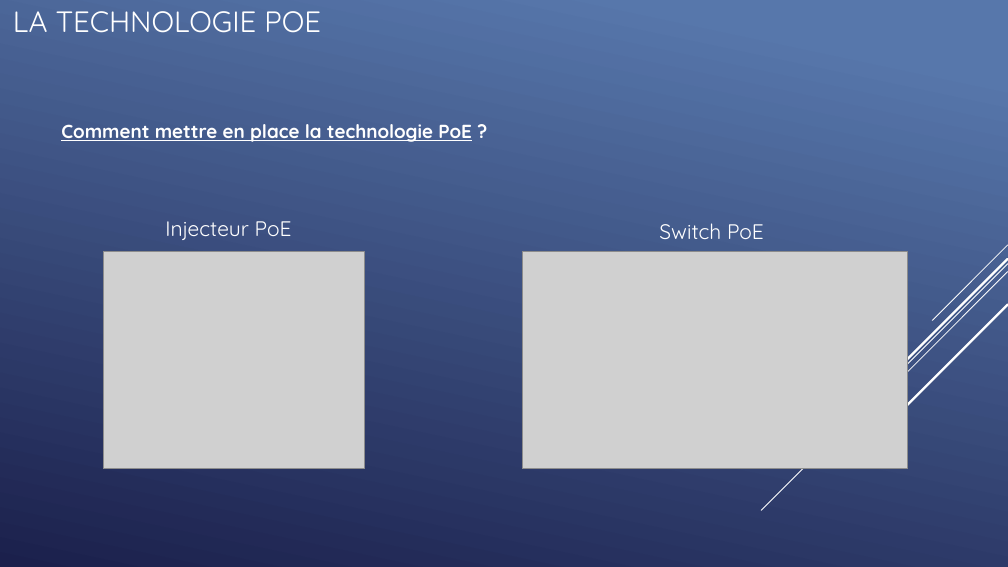
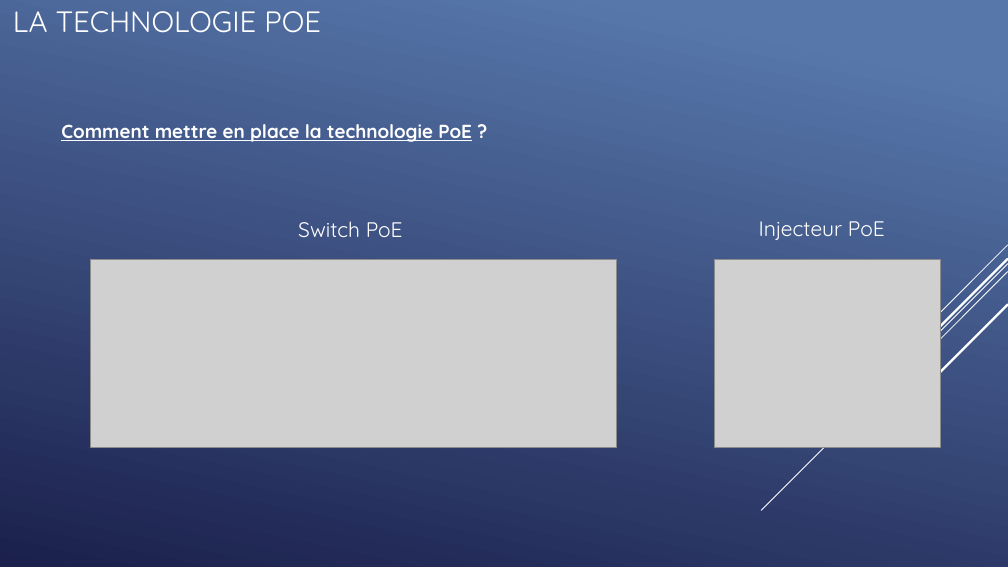
Before and after one commit to QuentinKrg/M214-Ethernet, a slide deck: slide 8 of Module 214 - Fabrication_Ethernet.pptx (slide 11 before the commit). Drawn at 1008x567 pixels with LibreOffice and Linux fonts; fonts in the diff are those of the drawing; grey boxes stand for pictures. Boxes give left, top, right and bottom in pixels: in the first picture for what was removed or moved away, otherwise in the second. Text is boxed around its words. In the diff, an @@ line names an element or a change of style, - is before the commit and + after.

```diff
--- a/Module 214 - Fabrication_Ethernet.pptx
+++ b/Module 214 - Fabrication_Ethernet.pptx
@@ text "Switch PoE": place and size @@
-text "Switch PoE" at [659,223,764,239]
+text "Switch PoE" at [298,221,403,237]
@@ text "Injecteur PoE": place and size @@
-text "Injecteur PoE" at [165,221,292,240]
+text "Injecteur PoE" at [759,221,885,240]
@@ picture added at [91,260,616,448] @@
@@ picture removed at [523,252,907,469] @@
@@ picture: place and size @@
-picture at [104,252,364,469]
+picture at [715,260,940,448]
```
Also in this commit, not shown: 6 other slides changed, 3 slides removed.
